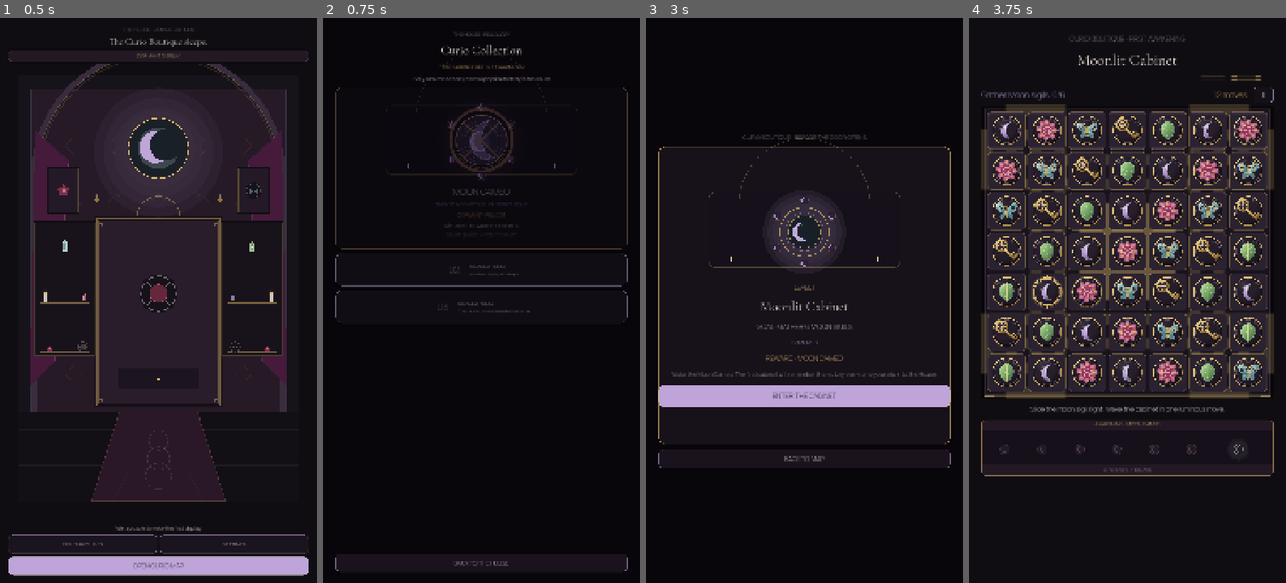
Above: before the commit, frames 1-4 (left to right).
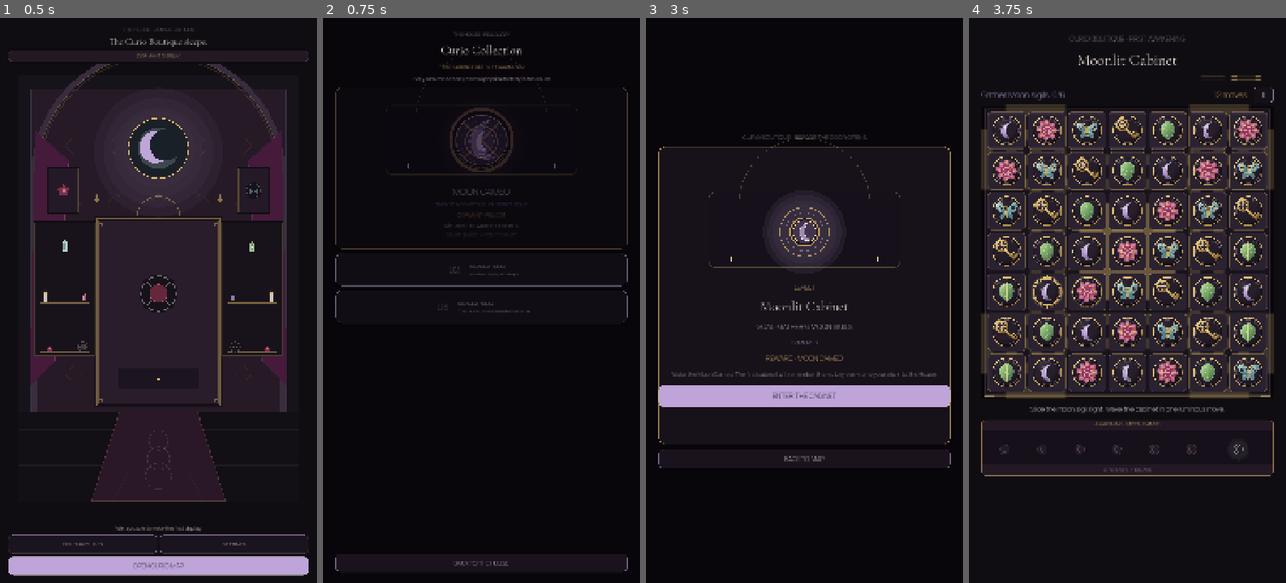
Above: after the commit, the same moments.

Repository: Jay-prodesign/akilta-match3
Game: Godot game, scene res://src/app/app_bootstrap.tscn
Two runs of this game, one before a commit and one after it. Both use one fixed random seed, a clock stepped at 60 frames per second and the inputs below.
Inputs:
- Up to frame 1 (0.5 s): no input
- Up to frame 2 (0.75 s): click "RELIQUARY · 0 / 3" at 0.5 s
- Up to frame 3 (3 s): click "BACK TO THE HOUSE" at 1.25 s; click "OPEN CURIO MAP" at 2 s; click "1" at 2.75 s
- Up to frame 4 (3.75 s): click "ENTER THE CABINET" at 3.5 s

Frame 1 is identical in both runs. In frame 2, 0.2% of the frame differs, in the area x 39-60%, y 15-29%; in frame 3, 0.5%, in the area x 40-60%, y 31-44%; in frame 4, nothing differs.

Commit message:
feat(level1): use shared authored Moon Cameo in House and reward views

Diff:
--- a/src/ui/shared/moon_cameo_ritual_view.gd
+++ b/src/ui/shared/moon_cameo_ritual_view.gd
@@ -7,6 +7,8 @@
 const PLUM := Color("#2A1C32")
 const INK := Color("#100D12")
 const ROSE := Color("#C66A88")
+const CAMEO_SEALED = preload("res://assets/curios/ch01_curio_moon_cameo_sealed_v01.svg")
+const CAMEO_AWAKENED = preload("res://assets/curios/ch01_curio_moon_cameo_awakened_v01.svg")
 
 @export var mode: String = "prestart"
 @export_range(0.0, 1.0, 0.05) var glow_strength: float = 0.55
@@ -60,6 +62,12 @@
 	ring.a = 0.28 if dormant else 0.72
 	draw_arc(center, radius * 1.10, 0.0, TAU, 64, ring, 2.5)
 	draw_arc(center, radius * 0.86, 0.0, TAU, 64, Color(LILAC, 0.16 if dormant else 0.46), 1.8)
+
+	# The same authored Curio master is shared by House, prestart, result and Collection.
+	var cameo_texture: Texture2D = CAMEO_SEALED if dormant or mode == "prestart" else CAMEO_AWAKENED
+	var cameo_rect := Rect2(center - Vector2.ONE * radius * 0.88, Vector2.ONE * radius * 1.76)
+	draw_texture_rect(cameo_texture, cameo_rect, false)
+	return
 
 	# Smoked moonstone cameo.
 	draw_circle(center + Vector2(radius * 0.025, radius * 0.045), radius * 0.76, Color(0, 0, 0, 0.34))
